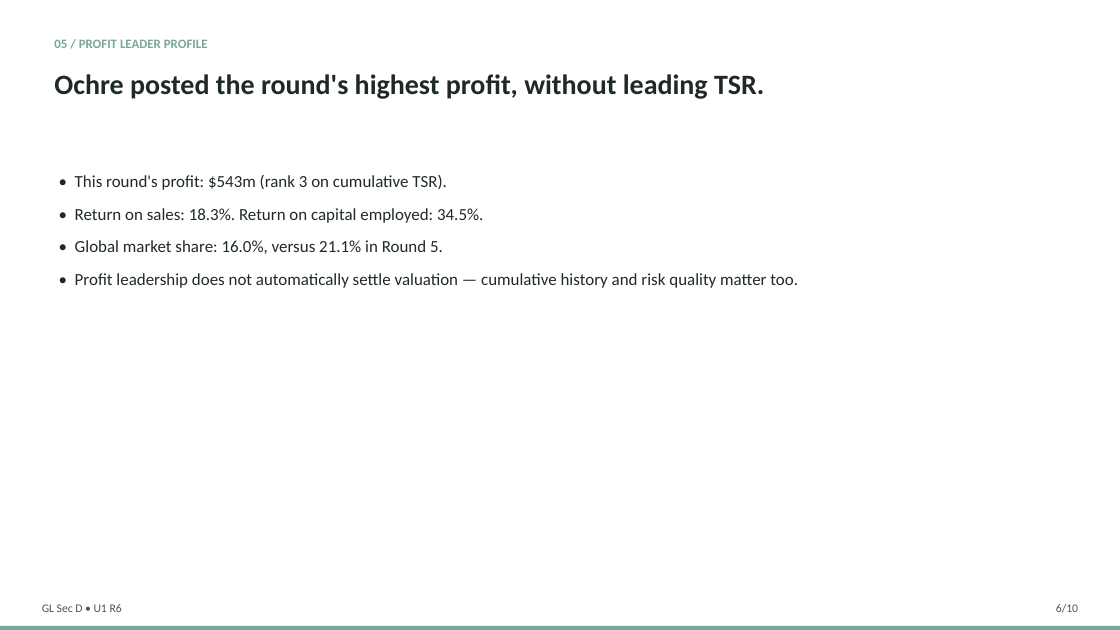
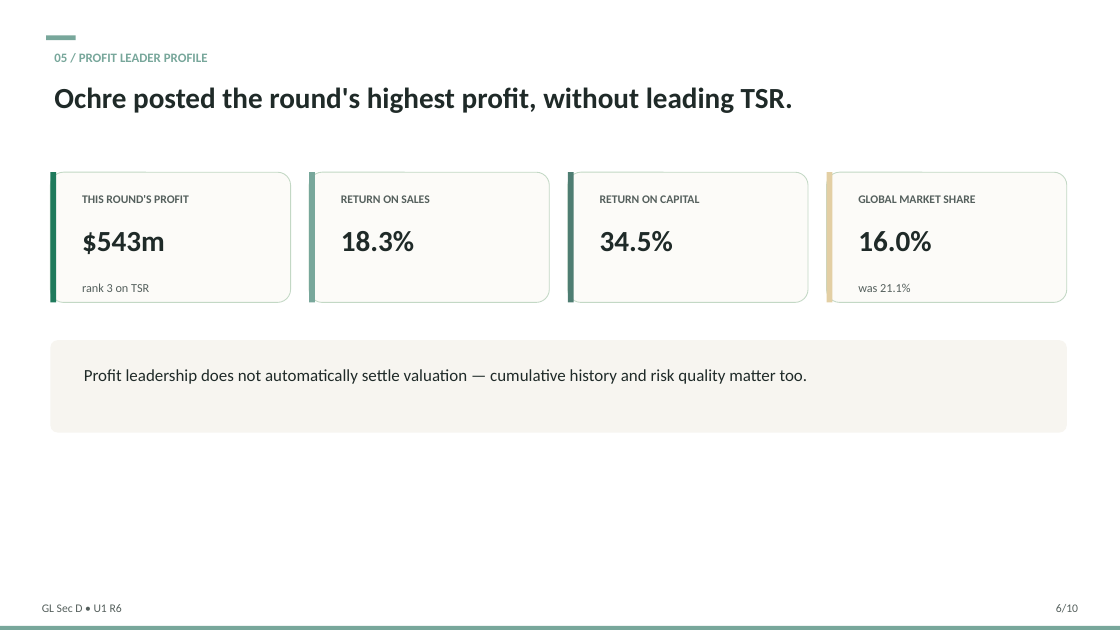
Before and after one commit to swapnilsahoo/swapnilsahoo-next, a slide deck: slide 6 of public/documents/business-simulation/round-6/section-d/section-d-round6-universe1-debrief.pptx. Drawn at 1120x630 pixels with LibreOffice and Linux fonts; fonts in the diff are those of the drawing. Boxes give left, top, right and bottom in pixels: in the first picture for what was removed or moved away, otherwise in the second. Text is boxed around its words. In the diff, an @@ line names an element or a change of style, - is before the commit and + after.

```diff
--- a/public/documents/business-simulation/round-6/section-d/section-d-round6-universe1-debrief.pptx
+++ b/public/documents/business-simulation/round-6/section-d/section-d-round6-universe1-debrief.pptx
@@ text "05 / PROFIT LEADER PROFILE": place and size @@
-text "05 / PROFIT LEADER PROFILE" at (54, 39, 208, 48)
+text "05 / PROFIT LEADER PROFILE" at (54, 53, 208, 62)
@@ rectangle added at (46, 35, 76, 40), fill #78A79B @@
@@ text "Ochre posted the round's highest ...": place and size @@
-text "Ochre posted the round's highest ..." at (54, 74, 764, 99)
+text "Ochre posted the round's highest ..." at (54, 87, 793, 113)
@@ text "Ochre posted the round's highest ..." at (54, 87, 793, 113): size 24 to 25 pt @@
@@ rounded rectangle added at (50, 172, 291, 302), fill #FCFBF8, outline #C3D8C5 0.75 pt @@
@@ rectangle added at (50, 172, 56, 302), fill #1F7A5C @@
@@ text removed at (75, 175, 798, 288) @@
-• This round's profit: $543m (rank 3 on cumulative TSR).
-• Return on sales: 18.3%. Return on capital employed: 34.5%.
-• Global market share: 16.0%, versus 21.1% in Round 5.
-• Profit leadership does not automatically settle valuation — cumulative history and risk quality matter too.
@@ rounded rectangle added at (309, 172, 549, 302), fill #FCFBF8, outline #C3D8C5 0.75 pt @@
@@ rectangle added at (309, 172, 315, 302), fill #78A79B @@
@@ rounded rectangle added at (568, 172, 808, 302), fill #FCFBF8, outline #C3D8C5 0.75 pt @@
@@ rectangle added at (568, 172, 574, 302), fill #4E7D72 @@
@@ rounded rectangle added at (827, 172, 1067, 302), fill #FCFBF8, outline #C3D8C5 0.75 pt @@
@@ rectangle added at (827, 172, 833, 302), fill #E3CFA4 @@
@@ text added at (82, 195, 189, 203), 10 pt, text #55605D, bold @@
+THIS ROUND'S PROFIT
@@ text added at (341, 195, 429, 203), 10 pt, text #55605D, bold @@
+RETURN ON SALES
@@ text added at (600, 195, 699, 203), 10 pt, text #55605D, bold @@
+RETURN ON CAPITAL
@@ text added at (858, 195, 975, 203), 10 pt, text #55605D, bold @@
+GLOBAL MARKET SHARE
@@ text added at (82, 232, 165, 254), 25 pt, text #1F2A28, bold @@
+$543m
@@ text added at (341, 231, 414, 252), 25 pt, text #1F2A28, bold @@
+18.3%
@@ text added at (600, 231, 673, 252), 25 pt, text #1F2A28, bold @@
+34.5%
@@ text added at (858, 231, 931, 252), 25 pt, text #1F2A28, bold @@
+16.0%
@@ text added at (82, 283, 149, 292), 10.5 pt, text #55605D @@
+rank 3 on TSR
@@ text added at (858, 283, 910, 292), 10.5 pt, text #55605D @@
+was 21.1%
@@ rounded rectangle added at (50, 340, 1067, 433), fill #F7F5F0 @@
@@ text added at (84, 369, 808, 384), 14.5 pt, text #1F2A28 @@
+Profit leadership does not automatically settle valuation — cumulative history and risk quality matter too.
```
Also in this commit, not shown: 9 other slides changed, 5 other files.
